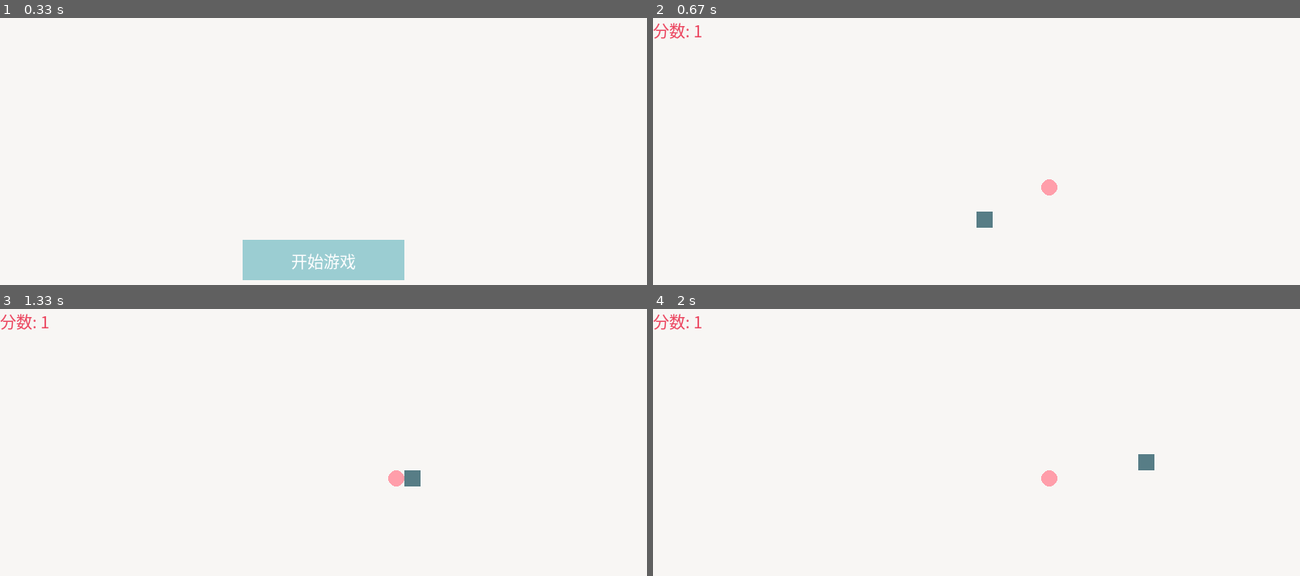
Above: before the commit, frames 1-4 (two rows, left to right).
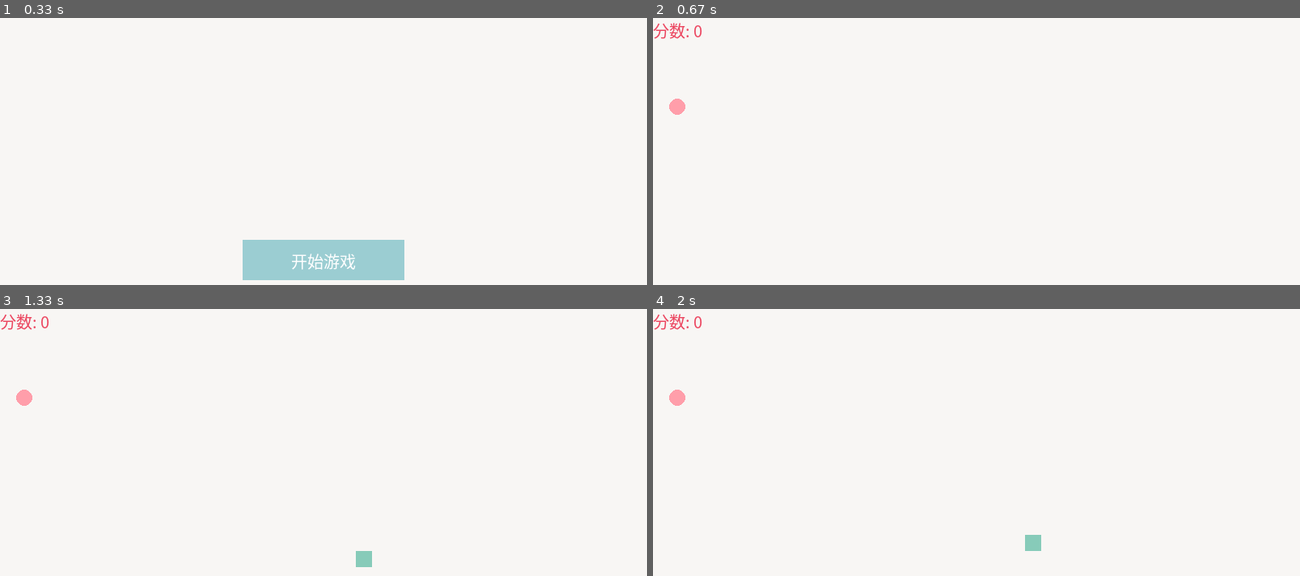
Above: after the commit, the same moments.

Repository: qzq1111/py-game-collection
Game: pygame game, started from greedy_snake/game.py
Same seed, same stepped clock (60 frames per second), same inputs: the game is played once before the commit and once after it.
Inputs (mouse positions are in pixels of both pictures, inside the frame that each line leads up to):
- Up to frame 1 (0.33 s): no input
- Up to frame 2 (0.67 s): click "开始游戏" at 0.38 s
- Up to frame 3 (1.33 s): hold Right 0.67-1.13 s; move the mouse to (297, 573) at 0.7 s; hold Up from 1.17 s (still down)
- Up to frame 4 (2 s): release Up at 1.47 s; hold Right 1.5-1.97 s

Frame 1 is identical in both runs. In frame 2, 0.4% of the frame differs, in the area x 2-63%, y 2-79%; in frame 3, 0.6%, in the area x 2-65%, y 2-97%; in frame 4, 0.6%.

Commit message:
完善贪吃蛇内容

Diff:
--- a/greedy_snake/conf.py
+++ b/greedy_snake/conf.py
@@ -15,5 +15,5 @@
 GAME_STATUS_INIT = 1  # 游戏初始化
 GAME_STATUS_RUN = 2  # 游戏运行中
 GAME_STATUS_OVER = 3  # 游戏结束
-GAME_FPS = 10  # 帧数
+GAME_FPS = 60  # 帧数
 GAME_SCORE_COLOR = (235, 69, 95)  # 游戏分数颜色
--- a/greedy_snake/food.py
+++ b/greedy_snake/food.py
@@ -3,25 +3,27 @@
 import pygame
 
 from greedy_snake.conf import BACKGROUND_COLOR, FOOD_COLOR
-from greedy_snake.location import Location
 
 
 class Food(object):
 
     def __init__(self, screen, cell_size):
+        self.cell_size = cell_size
         self.screen = screen
-        self.location = None
-        self.cell_size = cell_size
+
+        self.surface = pygame.Surface((self.cell_size, self.cell_size))
+        self.surface.fill(BACKGROUND_COLOR)
+        pygame.draw.circle(self.surface, FOOD_COLOR, (10, 10), 10)
+
+        self.x = 0
+        self.y = 0
+
         self.reset()
 
     def draw(self):
-        surface = pygame.Surface((self.cell_size, self.cell_size))
-        surface.fill(BACKGROUND_COLOR)
-        pygame.draw.circle(surface, FOOD_COLOR, (10, 10), 10)
-        self.screen.blit(surface, (self.location.x, self.location.y))
+        self.screen.blit(self.surface, (self.x, self.y))
 
     def reset(self):
         # 重置当前实物位置
-        x = round(random.randrange(0, self.screen.get_width() / self.cell_size)) * self.cell_size
-        y = round(random.randrange(0, self.screen.get_height() / self.cell_size)) * self.cell_size
-        self.location = Location(x, y)
+        self.x = round(random.randrange(10, (self.screen.get_width() // self.cell_size)) - 10) * self.cell_size
+        self.y = round(random.randrange(10, (self.screen.get_height() // self.cell_size)) - 10) * self.cell_size
--- a/greedy_snake/game.py
+++ b/greedy_snake/game.py
@@ -5,7 +5,7 @@
 from greedy_snake.conf import GAME_STATUS_INIT, GAME_STATUS_RUN, GAME_STATUS_OVER, GAME_FPS, GAME_SCORE_COLOR
 from greedy_snake.food import Food
 from greedy_snake.layout import Layout
-from greedy_snake.snake import Snake
+from greedy_snake.snake import Snake, Snake
 
 
 class Game(object):
@@ -86,15 +86,27 @@
             self.button.draw()
 
             if self.status == GAME_STATUS_RUN:
+
+                # 检查🐍是否可以移动
+                if self.snake.can_move():
+                    # 移动🐍
+                    self.snake.move()
+                    # 检测🐍是否还存活
+                    if self.snake.check_is_wall() or self.snake.check_eat_self():
+                        self.game_over()
+
+                    # 检查是否吃到了食物
+                    if self.snake.check_eat_food(self.food.x, self.food.y):
+                        self.snake.eat()
+                        # 重置实物位置
+                        self.food.reset()
+
                 # 绘制🐍位置
-                self.snake.move(self.food)
+                self.snake.draw()
                 # 绘制食物位置
                 self.food.draw()
                 # 绘制分数
-                self.draw_score(self.snake.length)
-                # 检测🐍是否还存活
-                if self.snake.check_is_wall() or self.snake.check_eat_self():
-                    self.game_over()
+                self.draw_score(self.snake.length - 1)
 
             pygame.display.update()
             self.fps_clock.tick(self.fps)
--- a/greedy_snake/layout.py
+++ b/greedy_snake/layout.py
@@ -5,18 +5,19 @@
 
 class Layout(object):
 
-    def __init__(self, screen, width, height, cell_size, ):
+    def __init__(self, screen, width, height, cell_size):
         self.screen = screen
         self.width = width
         self.height = height
         self.cell_size = cell_size
+        self.surface = pygame.Surface((self.width, self.height))
+        self.surface.fill(BACKGROUND_COLOR)
 
     def draw(self):
         """
         绘制运行界面
         :return:
         """
-        surface = pygame.Surface((self.width, self.height))
-        surface.fill(BACKGROUND_COLOR)
-        self.screen.blit(surface, (0, 0))
+
+        self.screen.blit(self.surface, (0, 0))
         return
--- a/greedy_snake/location.py
+++ /dev/null
@@ -1,7 +0,0 @@
-
-
-class Location(object):
-
-    def __init__(self, x, y):
-        self.x = x
-        self.y = y
--- a/greedy_snake/snake.py
+++ b/greedy_snake/snake.py
@@ -1,29 +1,59 @@
 import pygame
-
 from greedy_snake.conf import SNAKE_MOVE_UP, SNAKE_MOVE_LEFT, SNAKE_MOVE_RIGHT, SNAKE_MOVE_DOWN, SNAKE_COLOR, \
     SNAKE_BODY_COLOR
-from greedy_snake.location import Location
+
+
+class SnakeEntity(object):
+
+    def __init__(self, x, y, cell_size, color):
+        self.x, self.y, self.cell_size = x, y, cell_size
+        self.surface = pygame.Surface((self.cell_size, self.cell_size))
+        self.surface.fill(color)
+
+    def draw(self, screen):
+        screen.blit(self.surface, (self.x, self.y))
 
 
 class Snake(object):
     MOVE_DIRECTION = {
-        SNAKE_MOVE_UP: Location(0, -1),
-        SNAKE_MOVE_DOWN: Location(0, 1),
-        SNAKE_MOVE_LEFT: Location(-1, 0),
-        SNAKE_MOVE_RIGHT: Location(1, 0),
+        SNAKE_MOVE_UP: (0, -1),
+        SNAKE_MOVE_DOWN: (0, 1),
+        SNAKE_MOVE_LEFT: (-1, 0),
+        SNAKE_MOVE_RIGHT: (1, 0),
     }
 
-    def __init__(self, screen, cell_size):
+    def __init__(self, screen, cell_size, ):
         self.screen = screen  # 图
         self.cell_size = cell_size  # 格子大小
-        self.location = []  # 🐍的位置信息
-        self.head = Location(*screen.get_rect().center)  # 🐍头位置
-        self.location.append(self.head)
+
+        x, y = screen.get_rect().center
+
+        self.head = SnakeEntity(x, y, cell_size, SNAKE_COLOR)  # 🐍头
+
+        self.route = []  # 🐍的路线信息
+
         self.length = 1  # 🐍长度
         self.move_direction = SNAKE_MOVE_UP  # 🐍移动方向
 
+        self.speed = 20  # 5次移动一格
+        self.__times = 0  # 计次
+
     def eat(self):
         self.length += 1
+        self.change_speed()
+
+    def change_speed(self):
+
+        if self.length > 0:
+            self.speed = 20
+        elif self.length > 5:
+            self.speed = 15
+        elif self.length > 10:
+            self.speed = 10
+        elif self.length > 15:
+            self.speed = 8
+        else:
+            self.speed = 5
 
     def update_move_direction(self, key):
         """
@@ -45,31 +75,21 @@
                 self.move_direction = SNAKE_MOVE_DOWN
         return
 
-    def draw(self):
-        for item in self.location:
-            surface = pygame.Surface((self.cell_size, self.cell_size))
-            surface.fill(SNAKE_BODY_COLOR)
-            self.screen.blit(surface, (item.x, item.y))
-        else:
-            surface = pygame.Surface((self.cell_size, self.cell_size))
-            surface.fill(SNAKE_COLOR)
-            self.screen.blit(surface, (self.head.x, self.head.y))
-
     def check_is_wall(self):
         """
         检测是否撞墙
         :return:
         """
-        if self.head.x >= self.screen.get_width():
+        if self.head.x > self.screen.get_width():
             return True
 
-        if self.head.x <= 0:
+        if self.head.x < 0:
             return True
 
-        if self.head.y >= self.screen.get_height():
+        if self.head.y > self.screen.get_height():
             return True
 
-        if self.head.y <= 0:
+        if self.head.y < 0:
             return True
 
         return False
@@ -79,39 +99,75 @@
         检测是吃到自己了
         :return:
         """
-        for item in self.location[:-1]:
+        for item in self.route[:-1]:
             if item.x == self.head.x and item.y == self.head.y:
                 return True
         return False
 
-    def move(self, food):
+    def check_eat_food(self, food_x, food_y):
+        """
+        是否吃到了食物
+        :param food_x: 食物x坐标
+        :param food_y: 食物y坐标
+        :return:
+        """
+        # 如果两个坐标相等了，就重置实物的地址
+        if food_x == self.head.x and food_y == self.head.y:
+            return True
+        return False
+
+    def can_move(self):
+        """
+        检查是否可以移动
+        :return:
+        """
+        self.__times += 1
+        if self.__times >= self.speed:
+            self.__times = 0
+            return True
+
+        return False
+
+    def move(self):
+        """
+        更新蛇状态
+        :return:
+        """
 
         move_direction = self.MOVE_DIRECTION[self.move_direction]
         if not move_direction:
             return
 
-        x_change = move_direction.x
-        y_change = move_direction.y
+        x_change, y_change = move_direction
 
         # 🐍头坐标变化位置
         self.head.x += x_change * self.cell_size
         self.head.y += y_change * self.cell_size
-        self.location.append(Location(self.head.x, self.head.y))
+
+        # 记录🐍头位置
+        self.route.append(SnakeEntity(x=self.head.x, y=self.head.y, cell_size=self.cell_size, color=SNAKE_BODY_COLOR))
 
         # 如果位置内容大于当前🐍的长度，就移除第一个位置数据
-        if len(self.location) > self.length > 0:
-            self.location.pop(0)
+        if len(self.route) > self.length:
+            self.route.pop(0)
 
-        # 如果两个坐标相等了，就重置实物的地址
-        if food.location.x == self.head.x and food.location.y == self.head.y:
-            self.eat()
-            food.reset()
+        return
 
-        self.draw()
+    def draw(self):
+        """
+        绘画蛇路径
+        :return:
+        """
+        for item in self.route:
+            item.draw(self.screen)
 
     def rest(self):
-        self.location = []  # 🐍的位置信息
-        self.head = Location(*self.screen.get_rect().center)  # 🐍头位置
-        self.location.append(self.head)
+        """
+        重置蛇状态
+        :return:
+        """
+        self.route = []  # 🐍的位置信息
+        x, y = self.screen.get_rect().center
+        self.head = SnakeEntity(x, y, self.cell_size, SNAKE_COLOR)  # 🐍头
         self.length = 1  # 🐍长度
         self.move_direction = SNAKE_MOVE_UP  # 🐍移动方向
